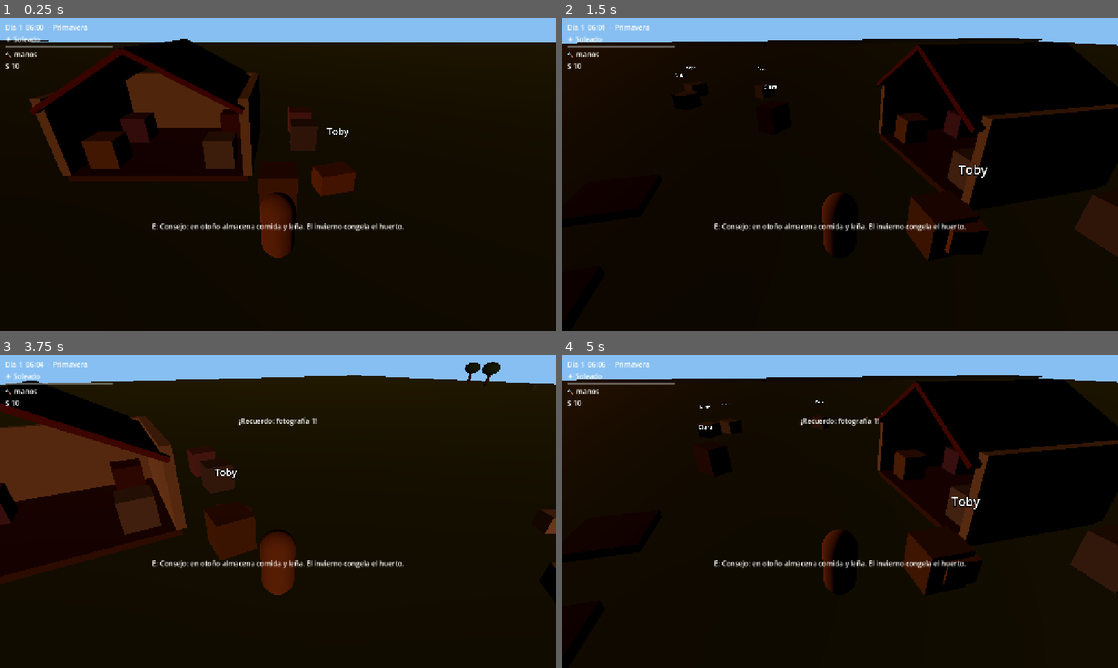
Above: before the commit, frames 1-4 (two rows, left to right).
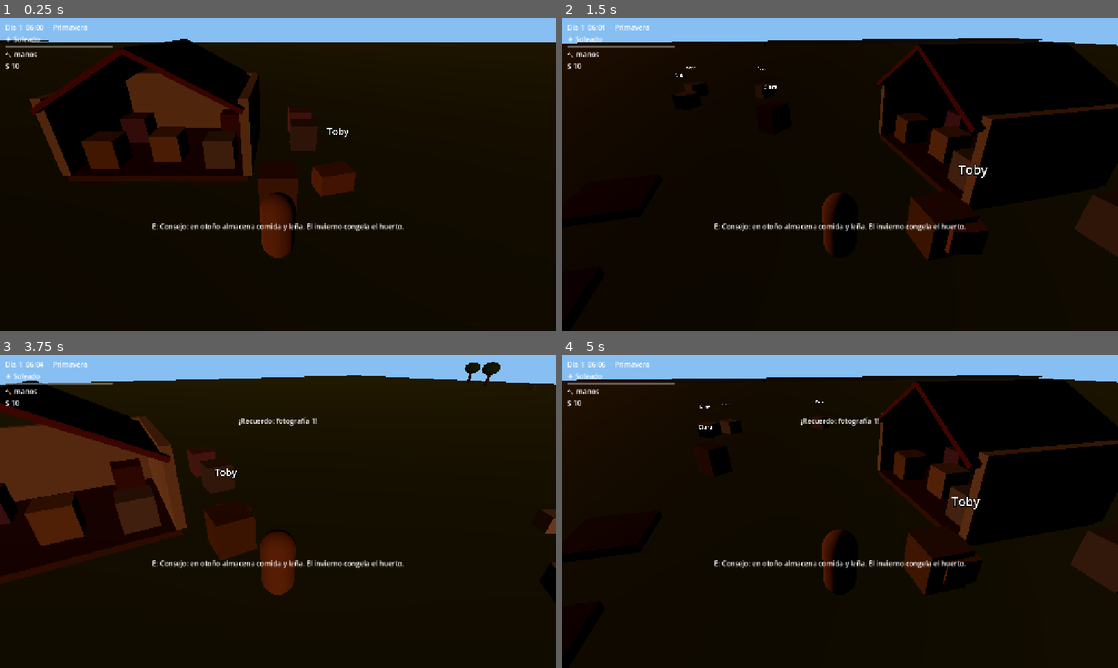
Above: after the commit, the same moments.

Repository: rafael-espinosa-rodriguez/nuestra-vida-en-el-campo
Game: Godot game, scene res://scenes/Main.tscn
Two runs of this game, one before a commit and one after it. Both use one fixed random seed, a clock stepped at 60 frames per second and the inputs below.
Inputs (mouse positions are in pixels of both pictures, inside the frame that each line leads up to):
- Up to frame 1 (0.25 s): no input
- Up to frame 2 (1.5 s): tap Enter (ui_accept) at 0.5, 0.77, 1.07 s; move the mouse to (962, 158) at 0.52 s; hold D (move_right) 0.53-1.25 s; tap G (gift) at 0.6 s; click (962, 158) at 0.67 s; tap E (interact) at 0.8 s; drag from (728, 190) to (812, 237) at 1.27 s
- Up to frame 3 (3.75 s): move the mouse to (333, 442) at 2.02 s; hold D (move_right) 2.03-2.75 s; tap G (gift) at 2.1 s; tap E (interact) at 2.3 s; drag from (250, 574) to (111, 464) at 2.77 s; move the mouse to (444, 558) at 3.52 s; hold A (move_left) from 3.53 s (still down); tap C (photo) at 3.6 s
- Up to frame 4 (5 s): tap Enter (ui_accept) at 3.77, 4.07 s; tap E (interact) at 3.8 s; release A (move_left) at 4.25 s; drag from (673, 464) to (756, 433) at 4.27 s

The runs differ from the first frame. In frame 1, 0.4% of the frame differs, in the area x 26-34%, y 34-46%; in frame 2, 0.3%; in frame 3, 0.9%, in the area x 4-16%, y 47-61%; in frame 4, 0.3%.

Commit message:
feat(spec-018): decoracion comprable visible + festivales con bonus + smoke

Diff:
--- /dev/null
+++ b/resources/data/items/decor_alfombra.tres
@@ -0,0 +1,10 @@
+[gd_resource type="Resource" script_class="ItemData" load_steps=2 format=3]
+
+[ext_resource type="Script" path="res://scripts/data/item_data.gd" id="1"]
+
+[resource]
+script = ExtResource("1")
+item_id = "decor_alfombra"
+display_name = "Alfombra"
+category = 5
+max_stack = 1
--- /dev/null
+++ b/resources/data/items/decor_cuadro.tres
@@ -0,0 +1,10 @@
+[gd_resource type="Resource" script_class="ItemData" load_steps=2 format=3]
+
+[ext_resource type="Script" path="res://scripts/data/item_data.gd" id="1"]
+
+[resource]
+script = ExtResource("1")
+item_id = "decor_cuadro"
+display_name = "Cuadro"
+category = 5
+max_stack = 1
--- /dev/null
+++ b/resources/data/items/decor_maceta.tres
@@ -0,0 +1,10 @@
+[gd_resource type="Resource" script_class="ItemData" load_steps=2 format=3]
+
+[ext_resource type="Script" path="res://scripts/data/item_data.gd" id="1"]
+
+[resource]
+script = ExtResource("1")
+item_id = "decor_maceta"
+display_name = "Maceta"
+category = 5
+max_stack = 1
--- a/scenes/Main.tscn
+++ b/scenes/Main.tscn
@@ -20,6 +20,27 @@
 radius = 0.06
 height = 0.12
 
+[sub_resource type="StandardMaterial3D" id="mat_pot"]
+albedo_color = Color(0.7, 0.4, 0.25, 1)
+
+[sub_resource type="BoxMesh" id="mesh_pot"]
+material = SubResource("mat_pot")
+size = Vector3(0.5, 0.5, 0.5)
+
+[sub_resource type="StandardMaterial3D" id="mat_canvas"]
+albedo_color = Color(0.85, 0.8, 0.6, 1)
+
+[sub_resource type="BoxMesh" id="mesh_cuadro"]
+material = SubResource("mat_canvas")
+size = Vector3(1.2, 0.8, 0.06)
+
+[sub_resource type="StandardMaterial3D" id="mat_rug"]
+albedo_color = Color(0.75, 0.3, 0.3, 1)
+
+[sub_resource type="BoxMesh" id="mesh_rug"]
+material = SubResource("mat_rug")
+size = Vector3(2.4, 0.06, 1.6)
+
 [sub_resource type="StandardMaterial3D" id="mat_water"]
 albedo_color = Color(0.3, 0.55, 0.85, 1)
 
@@ -195,6 +216,25 @@
 position = Vector3(1.5, 3.0, 0)
 rotation = Vector3(0, 0, -0.49)
 mesh = SubResource("mesh_roof")
+
+[node name="DecorMaceta" type="MeshInstance3D" parent="House" groups=["DecorMaceta"]]
+visible = false
+position = Vector3(2.5, 0.25, 2.0)
+mesh = SubResource("mesh_pot")
+
+[node name="DecorCuadro" type="MeshInstance3D" parent="House" groups=["DecorCuadro"]]
+visible = false
+position = Vector3(0, 1.8, -2.32)
+mesh = SubResource("mesh_cuadro")
+
+[node name="DecorAlfombra" type="MeshInstance3D" parent="House" groups=["DecorAlfombra"]]
+visible = false
+position = Vector3(0, 0.03, 0)
+mesh = SubResource("mesh_rug")
+
+[node name="Decor" parent="." instance=ExtResource("7")]
+position = Vector3(-4, 0.5, -5)
+prop_id = "decor"
 
 [node name="Bed" parent="." instance=ExtResource("7")]
 position = Vector3(-6, 0.5, -7)
--- a/scripts/components/prop.gd
+++ b/scripts/components/prop.gd
@@ -12,7 +12,13 @@
 	"oven": Color(0.7, 0.7, 0.72), "mill": Color(0.75, 0.6, 0.4), "well": Color(0.55, 0.55, 0.6),
 	"sign": Color(0.65, 0.5, 0.3), "market": Color(0.8, 0.4, 0.25),
 	"fish": Color(0.35, 0.6, 0.85), "forage": Color(0.4, 0.6, 0.3),
-	"telar": Color(0.7, 0.5, 0.65)}
+	"telar": Color(0.7, 0.5, 0.65), "decor": Color(0.85, 0.7, 0.5)}
+
+const DECOR_CATALOG := [
+	{"id": "decor_maceta", "name": "Maceta", "price": 10, "node": "DecorMaceta"},
+	{"id": "decor_cuadro", "name": "Cuadro", "price": 15, "node": "DecorCuadro"},
+	{"id": "decor_alfombra", "name": "Alfombra", "price": 20, "node": "DecorAlfombra"},
+]
 
 var lit: bool = false
 var depleted: bool = false
@@ -38,6 +44,8 @@
 
 
 func _process(delta: float) -> void:
+	if prop_id == "decor":
+		_sync_decor()
 	# Aura de calor: junto a la chimenea encendida se recupera energia (GDD §13).
 	if prop_id != "fireplace" or not lit:
 		return
@@ -64,7 +72,7 @@
 				if int(market.call("surplus_value")) > 0:
 					return "Vender excedente (+%d)" % int(market.call("surplus_value"))
 				if bool(market.call("can_buy_pack")):
-					return "Comprar pack semillas (5)"
+					return "Comprar pack semillas (%d)" % int(market.call("pack_price"))
 			return "Mercado (nada que comerciar)"
 		"fish":
 			return "Pescar (caña)"
@@ -72,6 +80,11 @@
 			return "Recoger " + forage_id if not depleted else "Ya recogido (vuelve mañana)"
 		"telar":
 			return "Tejer tela (2 lana)"
+		"decor":
+			var next_decor: Dictionary = _next_decor()
+			if next_decor.is_empty():
+				return "Casa decorada"
+			return "Comprar %s (%d)" % [String(next_decor["name"]), int(next_decor["price"])]
 		"sign":
 			return info_text if info_text != "" else "Cartel"
 	return prompt
@@ -119,6 +132,45 @@
 			if pl != null and inv != null and int(inv.call("get_count", "lana")) >= 2 and pl.spend_energy(4.0):
 				inv.call("remove_item", "lana", 2)
 				inv.call("add_item", "tela")
+		"decor":
+			_buy_decor()
+
+
+func _next_decor() -> Dictionary:
+	var inv: Node = get_node_or_null("/root/InventorySystem")
+	for entry: Dictionary in DECOR_CATALOG:
+		if inv == null or not bool(inv.call("has", String(entry["id"]))):
+			return entry
+	return {}
+
+
+func _buy_decor() -> void:
+	var inv: Node = get_node_or_null("/root/InventorySystem")
+	if inv == null:
+		return
+	var entry := _next_decor()
+	if entry.is_empty():
+		return
+	if int(inv.get("money")) < int(entry["price"]):
+		return
+	inv.set("money", int(inv.get("money")) - int(entry["price"]))
+	inv.call("add_item", String(entry["id"]))
+	var mem: Node = get_node_or_null("/root/MemorySystem")
+	if mem != null:
+		mem.call("remember", "decor_" + String(entry["id"]))
+	_sync_decor()
+
+
+func _sync_decor() -> void:
+	if prop_id != "decor":
+		return
+	var inv: Node = get_node_or_null("/root/InventorySystem")
+	if inv == null:
+		return
+	for entry: Dictionary in DECOR_CATALOG:
+		for node: Node in get_tree().get_nodes_in_group(String(entry["node"])):
+			if node is MeshInstance3D:
+				(node as MeshInstance3D).visible = bool(inv.call("has", String(entry["id"])))
 
 
 func _cook(pl: Player, inv: Node) -> void:
--- a/scripts/systems/market_system.gd
+++ b/scripts/systems/market_system.gd
@@ -39,9 +39,11 @@
 
 
 func can_buy_pack() -> bool:
-	var inv: Node = get_node_or_null("/root/InventorySystem")
-	var data := shop()
-	return inv != null and data != null and int(inv.get("money")) >= data.seed_pack_price
+	return _pack_price() >= 0 and _money() >= _pack_price()
+
+
+func pack_price() -> int:
+	return _pack_price()
 
 
 func buy_seed_pack() -> bool:
@@ -49,9 +51,30 @@
 	var data := shop()
 	if inv == null or data == null:
 		return false
-	if int(inv.get("money")) < data.seed_pack_price:
+	var price := _pack_price()
+	if price < 0 or _money() < price:
 		return false
-	inv.set("money", int(inv.get("money")) - data.seed_pack_price)
+	inv.set("money", _money() - price)
 	for seed_id: String in data.seed_pack:
 		inv.call("add_item", seed_id)
 	return true
+
+
+func _pack_price() -> int:
+	var data := shop()
+	if data == null:
+		return -1
+	# En festival el pack cuesta la mitad (GDD §50).
+	if _is_festival():
+		return maxi(1, int(data.seed_pack_price / 2))
+	return data.seed_pack_price
+
+
+func _is_festival() -> bool:
+	var time_sys: Node = get_node_or_null("/root/TimeSystem")
+	return time_sys != null and time_sys.has_method("is_festival_day") and bool(time_sys.call("is_festival_day"))
+
+
+func _money() -> int:
+	var inv: Node = get_node_or_null("/root/InventorySystem")
+	return int(inv.get("money")) if inv != null else 0
--- a/scripts/systems/relationship_system.gd
+++ b/scripts/systems/relationship_system.gd
@@ -50,6 +50,7 @@
 
 func gift(npc_name: String, item_id: String) -> int:
 	# Devuelve puntos ganados; 0 si tope diario; -1 si no hay item.
+	# En dia de festival (fin de temporada) los regalos valen doble (GDD §50).
 	var inv: Node = get_node_or_null("/root/InventorySystem")
 	if inv == null or not bool(inv.call("has", item_id)):
 		return -1
@@ -61,6 +62,9 @@
 	var npc: Node = _find_npc(npc_name)
 	if npc != null and npc.get("data") != null and String(npc.get("data").get("favorite_gift")) == item_id:
 		gained = 8
+	if _is_festival():
+		gained *= 2
+		_festival_toast()
 	_add_points(npc_name, gained)
 	var time_sys: Node = get_node_or_null("/root/TimeSystem")
 	var day: int = int(time_sys.get("current_day")) if time_sys != null else 1
@@ -117,6 +121,21 @@
 	points_changed.emit(npc_name, int(points[npc_name]))
 
 
+func is_festival() -> bool:
+	return _is_festival()
+
+
+func _is_festival() -> bool:
+	var time_sys: Node = get_node_or_null("/root/TimeSystem")
+	return time_sys != null and time_sys.has_method("is_festival_day") and bool(time_sys.call("is_festival_day"))
+
+
+func _festival_toast() -> void:
+	for hud: Node in get_tree().get_nodes_in_group("hud"):
+		if hud.has_method("show_message"):
+			hud.call("show_message", "¡Festival! Regalos x2 hoy")
+
+
 func _find_npc(npc_name: String) -> Node:
 	for a: Node in get_tree().get_nodes_in_group("npcs"):
 		if String(a.get("npc_name")) == npc_name:
--- /dev/null
+++ b/tests/smoke_018.gd
@@ -0,0 +1,45 @@
+extends SceneTree
+## Smoke spec 018: decoracion comprable visible + festival (regalos x2, pack mitad).
+
+var _frames := 0
+var _main: Node
+
+
+func _process(_delta: float) -> bool:
+	_frames += 1
+	if _frames == 5:
+		_phase_one()
+	if _frames == 8:
+		_phase_two()
+		quit()
+	return false
+
+
+func _phase_one() -> void:
+	_main = load("res://scenes/Main.tscn").instantiate()
+	root.add_child(_main)
+	var inv: Node = root.get_node_or_null("InventorySystem")
+	var rel: Node = root.get_node_or_null("RelationshipSystem")
+	var market: Node = root.get_node_or_null("MarketSystem")
+	var time_sys: Node = root.get_node_or_null("TimeSystem")
+	var decor: Node = _main.get_node("Decor")
+	assert(String(decor.call("get_prompt")).contains("Maceta"), "prompt ofrece maceta")
+	decor.call("interact", null)
+	assert(bool(inv.call("has", "decor_maceta")), "maceta comprada (10)")
+	assert(int(inv.get("money")) == 0, "descuenta 10")
+	assert(String(decor.call("get_prompt")).contains("Cuadro"), "prompt ofrece cuadro")
+	decor.call("interact", null)
+	assert(bool(inv.call("has", "decor_cuadro")) == false, "sin dinero no compra")
+	time_sys.set("current_day", 7)
+	assert(bool(time_sys.call("is_festival_day")), "D7 es festival")
+	assert(int(market.call("pack_price")) == 2, "pack a mitad en festival")
+	inv.call("add_item", "huevo", 1)
+	assert(int(rel.call("gift", "Mara", "huevo")) == 16, "festival: favorito x2")
+	time_sys.set("current_day", 6)
+	inv.call("add_item", "huevo", 1)
+	assert(int(market.call("pack_price")) == 5, "sin festival precio normal")
+
+
+func _phase_two() -> void:
+	assert(bool(_main.get_node("House/DecorMaceta").visible), "maceta visible en casa")
+	print("SMOKE018 OK")
Not shown: 1 places in scenes/Main.tscn that only renumber resources
Not shown, added: tests/smoke_018.gd.uid
